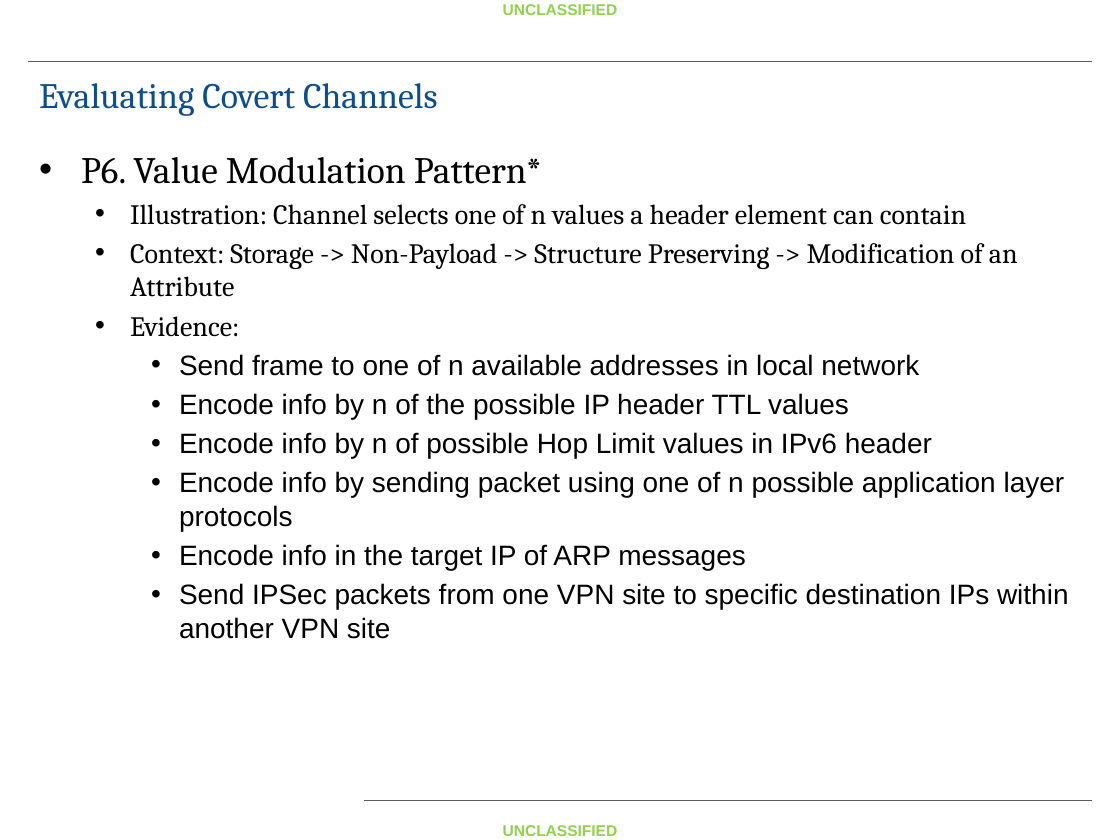
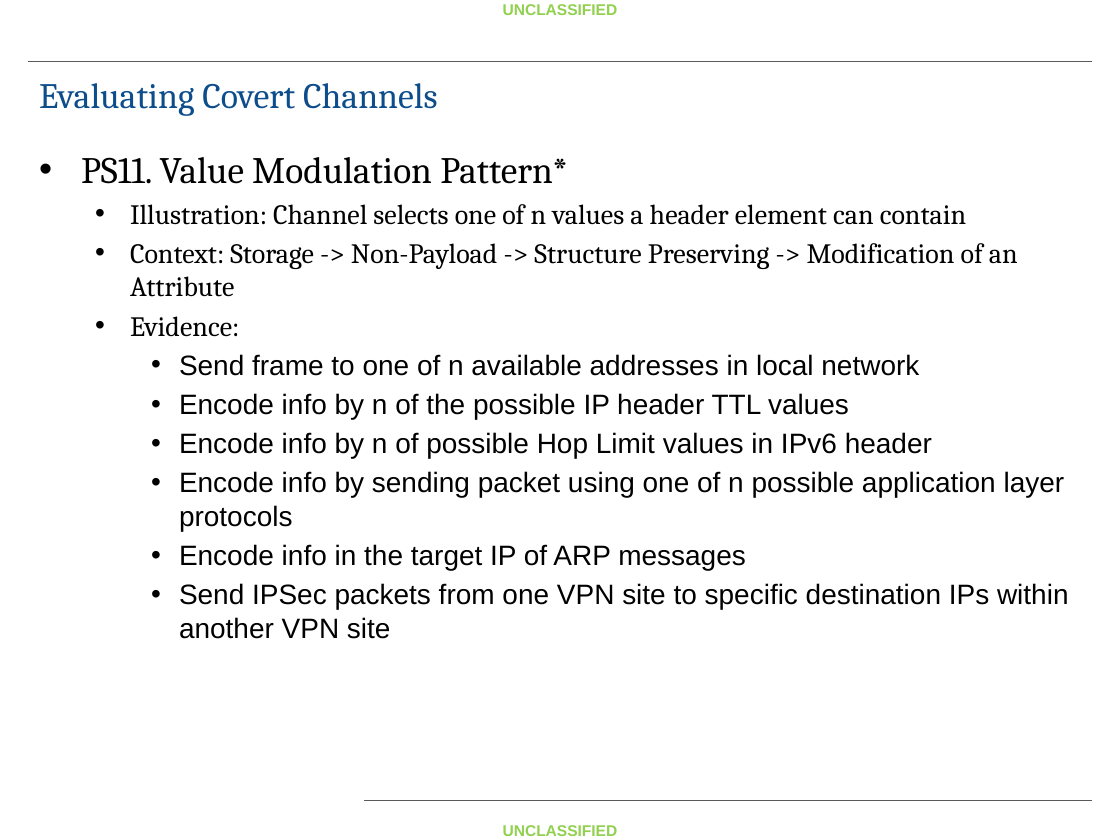
Before and after one commit to fitzgeralddaniel/CovertChannelClass, a slide deck: slide 11 of Handout/Covert Channel Lecture Whitepaper Slides.pptx. Drawn at 1120x840 pixels with LibreOffice and Linux fonts; fonts in the diff are those of the drawing; background and template pictures are left out. Boxes give left, top, right and bottom in pixels: in the first picture for what was removed or moved away, otherwise in the second. Text is boxed around its words. In the diff, an @@ line names an element or a change of style, - is before the commit and + after.

```diff
--- a/Handout/Covert Channel Lecture Whitepaper Slides.pptx
+++ b/Handout/Covert Channel Lecture Whitepaper Slides.pptx
@@ text at (81, 157, 568, 184): text changed @@
-• P6. Value Modulation Pattern*
+• PS11. Value Modulation Pattern*
```
Also in this commit, not shown: 17 other slides changed, 13 slides added, 2 slides removed, 13 other files.
